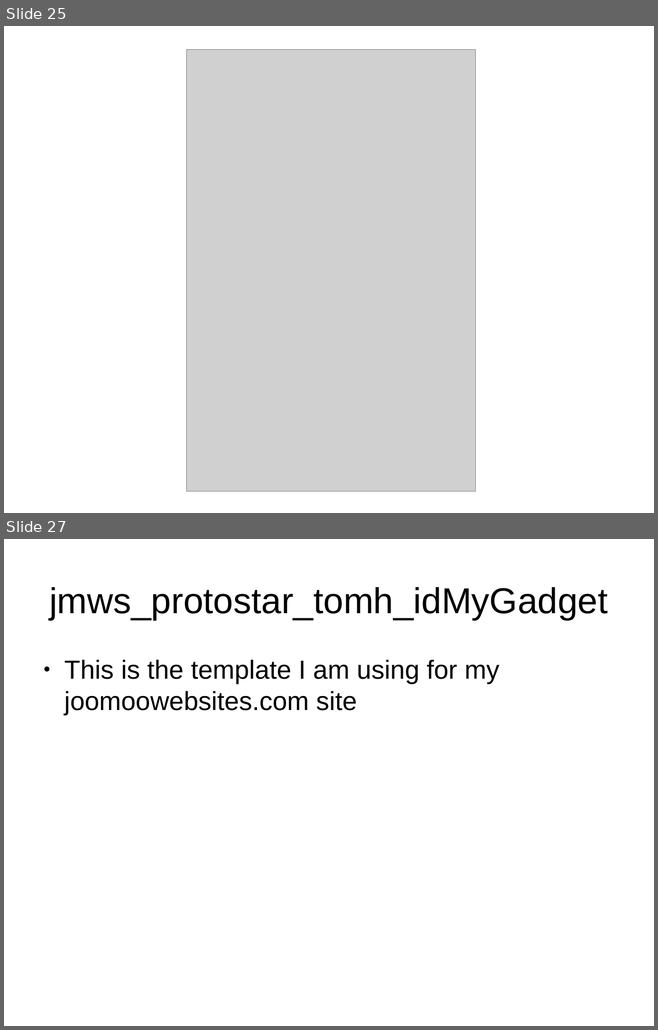
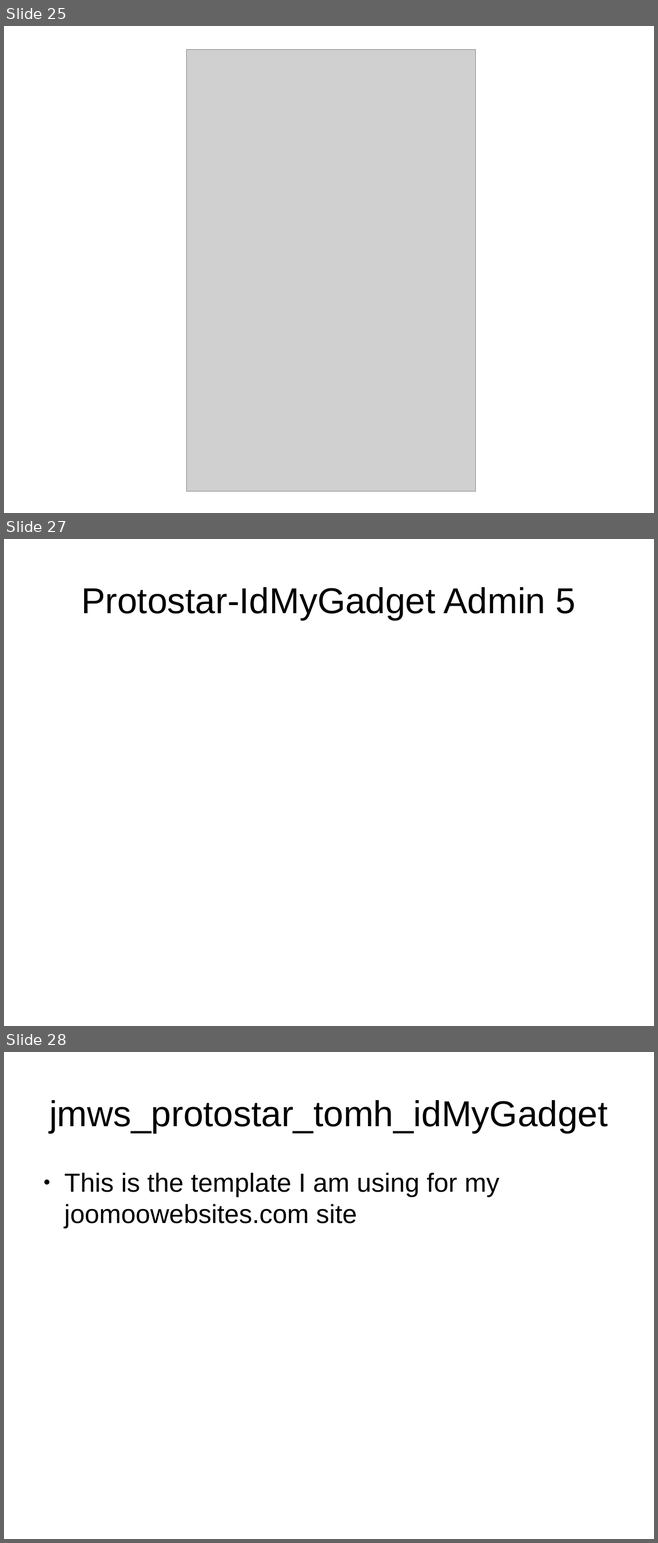
Before and after one commit to tomwhartung/jmws_accoutrements, a slide deck: presentations/2015_09-Joomla/Device_Detection-In_Protostar_and_Beez3.odp. Shown one above the other, each under a label of ours: slides 25 and 27 before the commit, slides 25, 27 and 28 after it; the slides between them are not shown. The pictures are 658x1030 and 658x1543 pixels, drawn with LibreOffice and Linux fonts; fonts in the diff are those of the drawing; grey boxes stand for pictures. Boxes give left, top, right and bottom in pixels: in the first picture for what was removed or moved away, otherwise in the second. Text is boxed around its words. In the diff, an @@ line names an element or a change of style, - is before the commit and + after.

```diff
--- a/presentations/2015_09-Joomla/Device_Detection-In_Protostar_and_Beez3.odp
+++ b/presentations/2015_09-Joomla/Device_Detection-In_Protostar_and_Beez3.odp
@@ slide 27 added at [4, 539, 654, 1026], background #FFFFFF @@
@@ title added at [81, 587, 576, 620], 44 pt, text #000000 @@
+Protostar-IdMyGadget Admin 5
@@ what was slide 27 is now slide 28 @@
```
Also in this commit, not shown: 1 slide changed, 3 other slides added, 2 slides removed, 2 other files.
